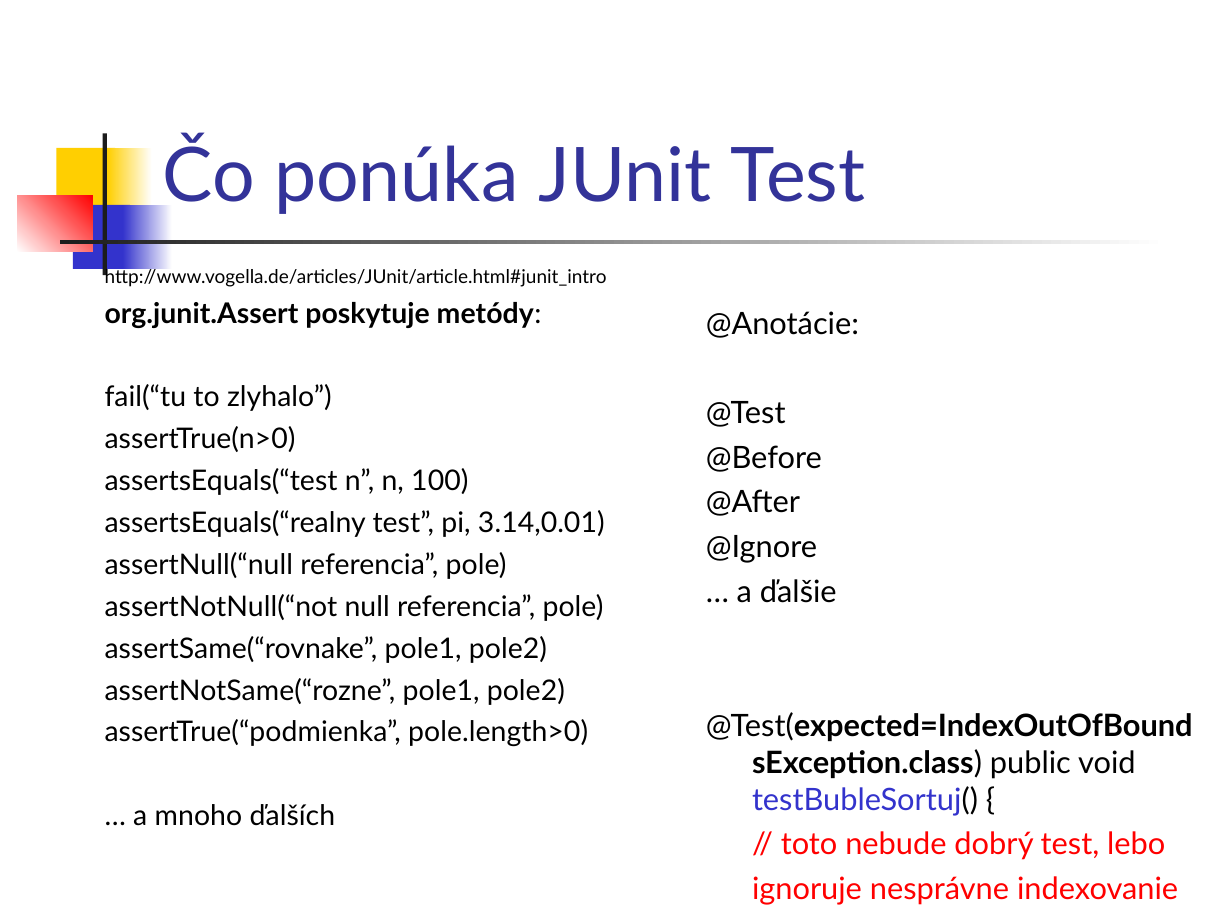
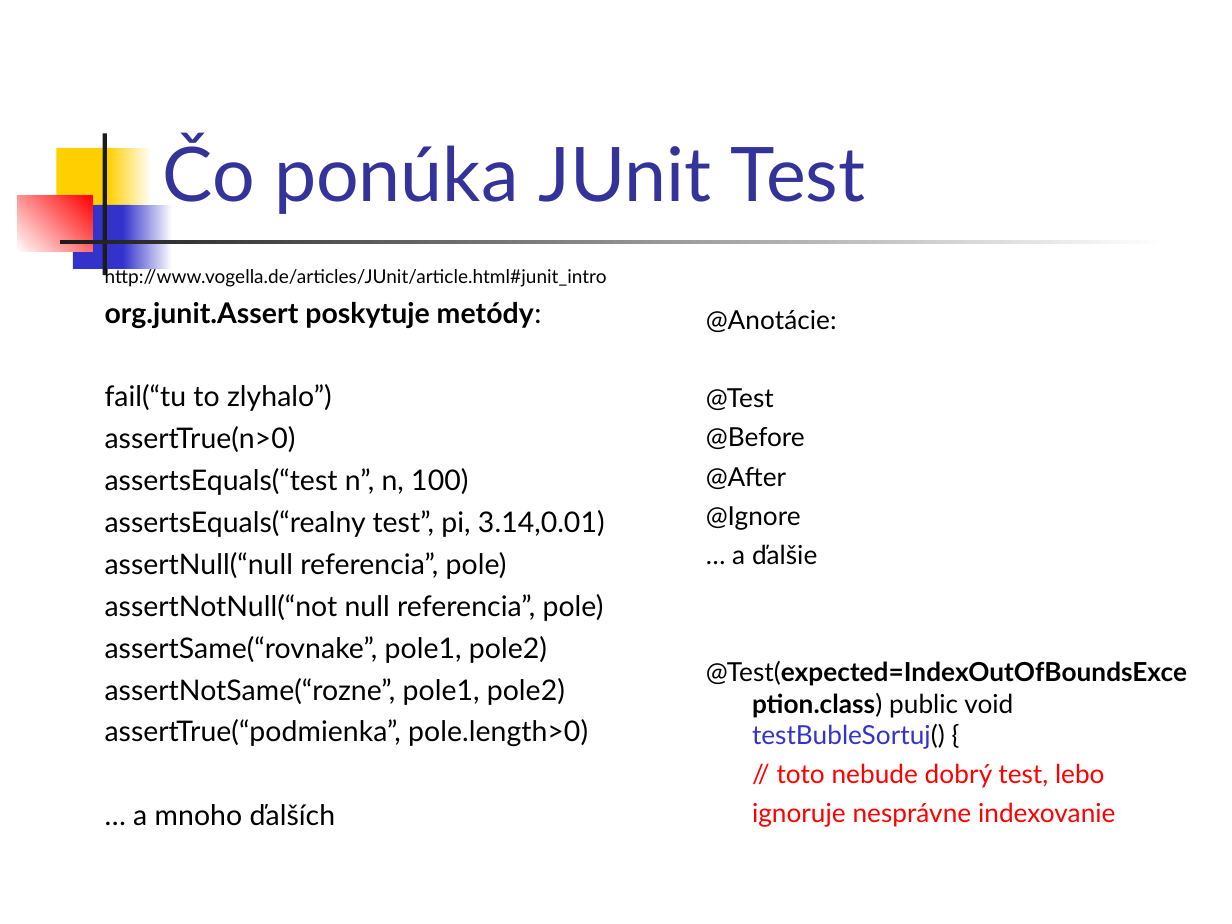
Before and after one commit to Programovanie4/Prednasky, a slide deck: slide 50 of 02/02_java.ppt. Drawn at 1232x924 pixels with LibreOffice and Linux fonts; fonts in the diff are those of the drawing. Boxes give left, top, right and bottom in pixels: in the first picture for what was removed or moved away, otherwise in the second. Text is boxed around its words. In the diff, an @@ line names an element or a change of style, - is before the commit and + after.

```diff
--- a/02/02_java.ppt
+++ b/02/02_java.ppt
@@ text "@Anotácie:" at [706, 310, 1187, 827]: size 18 to 15.3 pt @@
```
Also in this commit, not shown: 21 other slides changed, 2 slides added, 2 slides removed, 2 other files.
